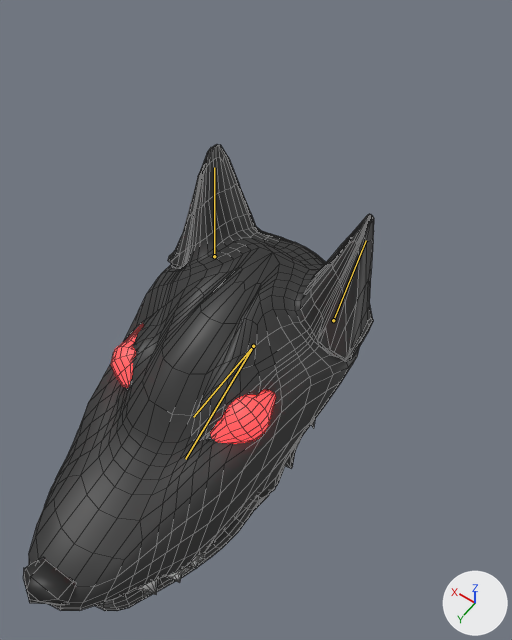
Renders of the Blender file Ben Movement/Assets/Models/Wolf.blend from each side of a commit.
One viewpoint serves both versions: a 50 mm camera at (-1.88, 1.66, 4.65) aimed at (-0.02, -0.94, 0.55). The axes (+X, +Y, +Z) are drawn at lower right. The lights are the same throughout. The bones that bend it are drawn over the model as lines. Mesh edges are drawn as thin lines.

The first picture shows 'Eyes', 'Low', 'Nose', 'Teeth'.
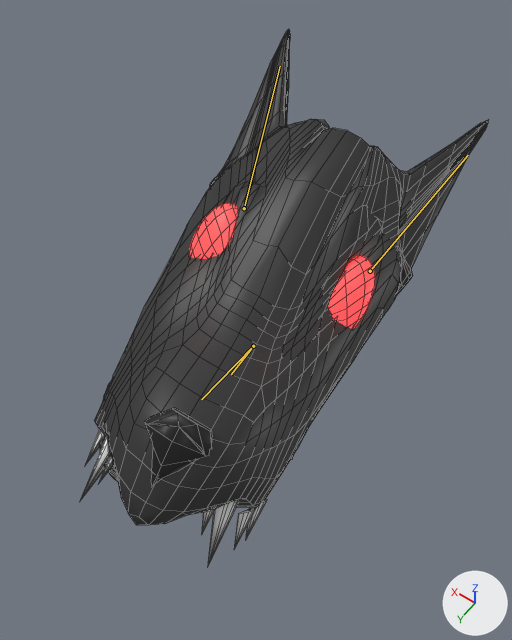
The newer file adds an action. The first version stands in its rest pose; the second is drawn at frame 0 of the action 'Alerted'.

Pixel boxes (x1, y1, x2, y2) of what changed, in the pictures (512 x 640 px):
'Low', posed (14% wider, 6% taller)
    before: (29, 144, 374, 611)
    after: (94, 29, 489, 525)
'Eyes', posed (13% wider)
    before: (111, 324, 275, 443)
    after: (189, 203, 375, 328)
'Nose', posed (28% wider, 65% taller)
    before: (23, 558, 76, 605)
    after: (144, 408, 212, 486)
'Teeth', posed
    before: (122, 542, 214, 597)
    after: (80, 429, 267, 565)
bone 'Mouth.Top', root to tip
    before: (253, 346) to (193, 417)
    after: (253, 346) to (231, 374)
bone 'Ear.L', root to tip
    before: (333, 320) to (366, 240)
    after: (370, 271) to (468, 155)
bone 'Ear.R', root to tip
    before: (214, 256) to (214, 167)
    after: (244, 208) to (280, 66)
bone 'Mouth.Bottom', root to tip
    before: (253, 346) to (185, 459)
    after: (253, 346) to (201, 399)

What the commit changed:
Bone 'Mouth.Top' (bone_mouth_top) turns from (0, 0, 0) to (37, -12, 10) degrees about its own x, y and z.
Bone 'Mouth.Top' (bone_mouth_top) is rescaled from (1.0, 1.0, 1.0) to (1.0, 0.82, 1.92).
Bone 'Ear.L' (bone_ear_l) turns from (0, 0, 0) to (-30, -2, 3) degrees about its own x, y and z.
Bone 'Ear.R' (bone_ear_r) turns from (0, 0, 0) to (-30, 2, -3) degrees about its own x, y and z.
Bone 'Mouth.Bottom' (bone_mouth_bottom) turns from (0, 0, 0) to (43, -3, 4) degrees about its own x, y and z.
Bone 'Mouth.Bottom' (bone_mouth_bottom) is rescaled from (1.0, 1.0, 1.0) to (1.0, 0.74, 1.0).
